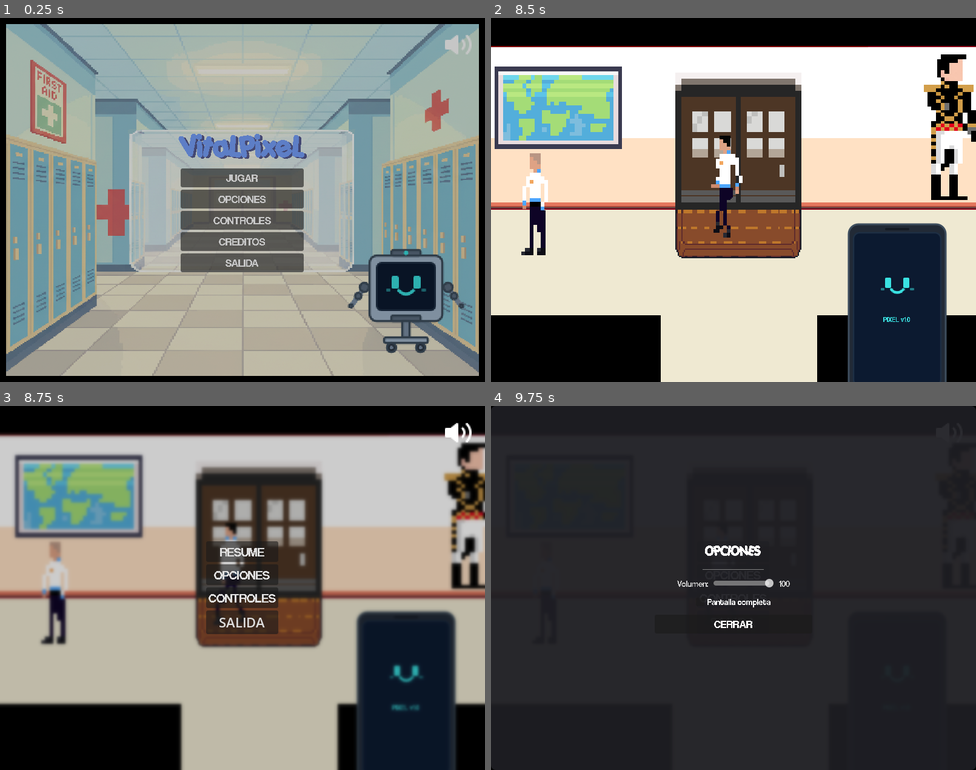
Above: before the commit, frames 1-4 (two rows, left to right).
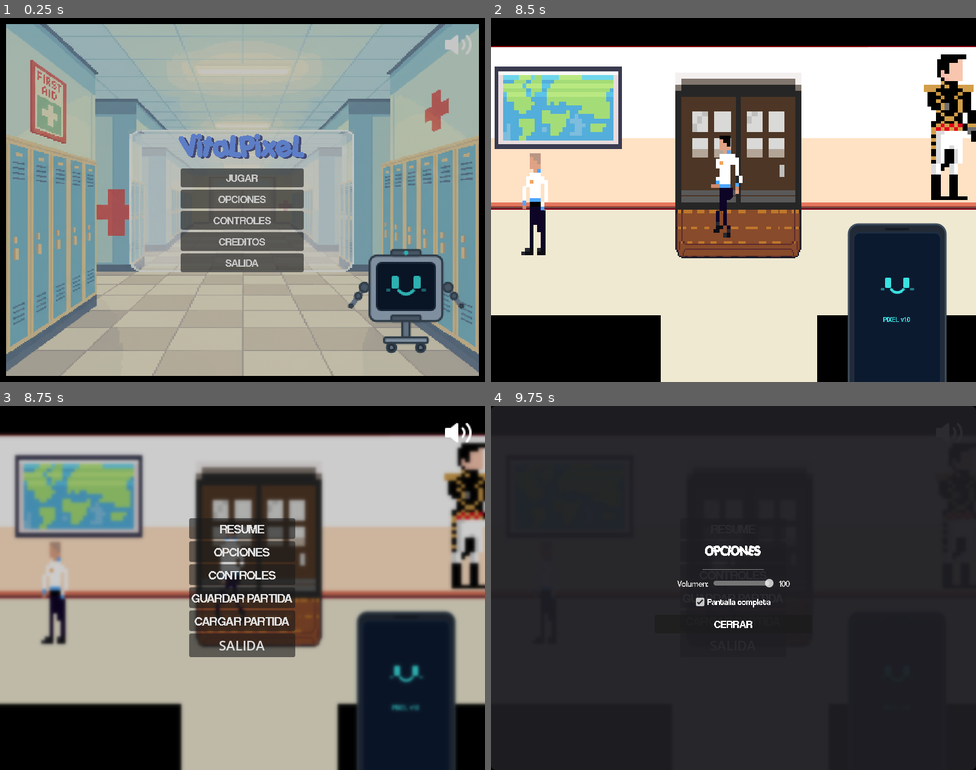
Above: after the commit, the same moments.

Repository: WilliamOramas/Juego-de-godot
Game: Godot game, scene res://src/menu/main_menu.tscn
Two runs of this game, one before a commit and one after it. Both use one fixed random seed, a clock stepped at 60 frames per second and the inputs below.
Inputs (mouse positions are in pixels of both pictures, inside the frame that each line leads up to):
- Up to frame 1 (0.25 s): no input
- Up to frame 2 (8.5 s): click "OPCIONES" at 0.5 s; click "CONTROLES" at 1.25 s; click "CREDITOS" at 2 s; click "JUGAR" at 2.75 s; click "NUEVA PARTIDA" at 3.5 s; click "VOLVER" at 4.25 s; tap Enter (ui_accept) at 5, 5.27, 6.02, 7.52, 8.27 s; move the mouse to (840, 181) at 5.02 s; hold D (ui_right) 5.03-5.78 s; hold Q (Phone) 5.03-5.78 s; click (840, 181) at 5.17 s; move the mouse to (636, 218) at 5.77 s; hold S (ui_down) 5.78-6.53 s; tap E at 5.85, 7.35 s; move the mouse to (782, 119) at 6.52 s; hold D (ui_right) 6.53-7.28 s; hold Q (Phone) 6.53-7.28 s; move the mouse to (709, 272) at 7.27 s; hold W (ui_up) 7.28-8.03 s; click (709, 272) at 7.42 s; move the mouse to (879, 254) at 8.02 s; hold A (ui_left) from 8.03 s (still down); hold Q (Phone) from 8.03 s (still down)
- Up to frame 3 (8.75 s): keep holding A (ui_left); keep holding Q (Phone); tap Escape (Pause) at 8.65 s
- Up to frame 4 (9.75 s): release A (ui_left) at 8.75 s; release Q (Phone) at 8.75 s; click "OPCIONES" at 8.75 s; click "CONTROLES" at 9.5 s

Frames 1-2 are identical in both runs. In frame 3, 4.1% of the frame differs, in the area x 39-61%, y 30-69%; in frame 4, less than 0.1%.

Commit message:
feat: implement save and load functionality in the pause menu with slot selection and confirmation dialogs

Diff:
--- a/src/menu/pause_menu.gd
+++ b/src/menu/pause_menu.gd
@@ -2,12 +2,16 @@
 class_name PauseMenu
 
 var _active_panel: Panel = null
+var _pending_slot: int = -1
+var _pending_mode: String = ""
 
 func _ready() -> void:
 	process_mode = Node.PROCESS_MODE_WHEN_PAUSED
 	SceneManager.game_paused.connect(_on_game_paused)
 	$OpcionesPanel.panel_closed.connect(_on_panel_closed)
 	$ControlesPanel.panel_closed.connect(_on_panel_closed)
+	$SlotSelector.panel_closed.connect(_on_panel_closed)
+	$SlotSelector.slot_selected.connect(_on_slot_selected)
 
 func _on_panel_closed() -> void:
 	_active_panel = null
@@ -35,5 +39,47 @@
 	_active_panel = $ControlesPanel
 	$ControlesPanel.show_panel()
 
+func _on_save_pressed() -> void:
+	_active_panel = $SlotSelector
+	$SlotSelector.show_panel("save")
+
+func _on_load_pressed() -> void:
+	_active_panel = $SlotSelector
+	$SlotSelector.show_panel("load")
+
+func _on_slot_selected(slot: int, mode: String) -> void:
+	_pending_slot = slot
+	_pending_mode = mode
+	if mode == "save":
+		var info: Dictionary = SaveManager.get_save_info(slot)
+		if info.get("empty", true):
+			SaveManager.save_to_slot(slot)
+			$SlotSelector.hide_panel()
+			_active_panel = null
+		else:
+			$ConfirmationDialog.dialog_text = "¿Sobrescribir SLOT %d?" % (slot + 1)
+			$ConfirmationDialog.popup_centered()
+	else:
+		$ConfirmationDialog.dialog_text = "¿Cargar SLOT %d? Se perderá el progreso no guardado." % (slot + 1)
+		$ConfirmationDialog.popup_centered()
+
+func _on_confirmation_confirmed() -> void:
+	if _pending_mode == "save":
+		SaveManager.save_to_slot(_pending_slot)
+		$SlotSelector.hide_panel()
+		_active_panel = null
+	elif _pending_mode == "load":
+		$SlotSelector.hide_panel()
+		_active_panel = null
+		var last_scene := SaveManager.load_game(_pending_slot)
+		if last_scene != "":
+			SceneManager.change_scene(last_scene)
+	_pending_slot = -1
+	_pending_mode = ""
+
+func _on_confirmation_canceled() -> void:
+	_pending_slot = -1
+	_pending_mode = ""
+
 func _on_exit_game_pressed() -> void:
 	SceneManager.change_scene("res://src/menu/main_menu.tscn")
--- a/src/menu/pause_menu.tscn
+++ b/src/menu/pause_menu.tscn
@@ -7,6 +7,7 @@
 [ext_resource type="PackedScene" uid="uid://3t1cr3nwdrm3" path="res://src/menu/mute_button.tscn" id="5_mute"]
 [ext_resource type="PackedScene" uid="uid://dxr0kqygwudel" path="res://src/menu/controles_panel.tscn" id="6_controls"]
 [ext_resource type="PackedScene" uid="uid://b7w4ojuqxa3qw" path="res://src/menu/opciones_panel.tscn" id="7_opciones"]
+[ext_resource type="PackedScene" path="res://src/menu/slot_selector.tscn" id="8_slot"]
 
 [sub_resource type="Shader" id="Shader_blur"]
 code = "shader_type canvas_item;
@@ -76,6 +77,18 @@
 theme_override_font_sizes/font_size = 21
 text = "CONTROLES"
 
+[node name="SaveGame" parent="MarginContainer/VBoxContainer" instance=ExtResource("3_w7oy8")]
+layout_mode = 2
+theme_override_fonts/font = ExtResource("4_lqdws")
+theme_override_font_sizes/font_size = 21
+text = "GUARDAR PARTIDA"
+
+[node name="LoadGame" parent="MarginContainer/VBoxContainer" instance=ExtResource("3_w7oy8")]
+layout_mode = 2
+theme_override_fonts/font = ExtResource("4_lqdws")
+theme_override_font_sizes/font_size = 21
+text = "CARGAR PARTIDA"
+
 [node name="ExitGame" parent="MarginContainer/VBoxContainer" unique_id=1938876114 instance=ExtResource("3_w7oy8")]
 layout_mode = 2
 theme_override_font_sizes/font_size = 22
@@ -86,8 +99,20 @@
 
 [node name="ControlesPanel" parent="." instance=ExtResource("6_controls")]
 [node name="OpcionesPanel" parent="." instance=ExtResource("7_opciones")]
+[node name="SlotSelector" parent="." instance=ExtResource("8_slot")]
+
+[node name="ConfirmationDialog" type="ConfirmationDialog" parent="."]
+title = "Confirmar"
+initial_position = 1
+size = Vector2i(400, 150)
 
 [connection signal="pressed" from="MarginContainer/VBoxContainer/Resume" to="." method="_on_resume_pressed"]
 [connection signal="pressed" from="MarginContainer/VBoxContainer/Opciones" to="." method="_on_opciones_pressed"]
 [connection signal="pressed" from="MarginContainer/VBoxContainer/Controles" to="." method="_on_controles_pressed"]
+[connection signal="pressed" from="MarginContainer/VBoxContainer/SaveGame" to="." method="_on_save_pressed"]
+[connection signal="pressed" from="MarginContainer/VBoxContainer/LoadGame" to="." method="_on_load_pressed"]
 [connection signal="pressed" from="MarginContainer/VBoxContainer/ExitGame" to="." method="_on_exit_game_pressed"]
+[connection signal="slot_selected" from="SlotSelector" to="." method="_on_slot_selected"]
+[connection signal="panel_closed" from="SlotSelector" to="." method="_on_panel_closed"]
+[connection signal="confirmed" from="ConfirmationDialog" to="." method="_on_confirmation_confirmed"]
+[connection signal="canceled" from="ConfirmationDialog" to="." method="_on_confirmation_canceled"]
--- a/src/menu/slot_selector.gd
+++ b/src/menu/slot_selector.gd
@@ -22,10 +22,13 @@
 func show_panel(mode: String) -> void:
 	_mode = mode
 	set_process_input(true)
-	if mode == "new":
-		title_label.text = "NUEVA PARTIDA"
-	else:
-		title_label.text = "CARGAR PARTIDA"
+	match mode:
+		"new":
+			title_label.text = "NUEVA PARTIDA"
+		"load":
+			title_label.text = "CARGAR PARTIDA"
+		"save":
+			title_label.text = "GUARDAR PARTIDA"
 	_update_slot_buttons()
 	modulate.a = 0.0
 	visible = true
@@ -46,7 +49,7 @@
 		var btn := slot_buttons[i]
 		if info.get("empty", true):
 			btn.text = "SLOT %d — VACÍO" % (i + 1)
-			btn.disabled = (_mode == "load")
+			btn.disabled = (_mode == "load" and info.get("empty", true))
 		else:
 			var scene_path: String = info.get("last_scene", "")
 			var scene_name: String = scene_path.get_file().trim_suffix(".tscn").to_upper()
--- a/src/singleton/save_manager.gd
+++ b/src/singleton/save_manager.gd
@@ -111,6 +111,11 @@
 	_dirty = false
 	_save_game(active_slot, override_last_scene)
 
+func save_to_slot(slot: int) -> void:
+	active_slot = slot
+	_dirty = false
+	_save_game(slot)
+
 func _save_game(slot: int, override_last_scene: String = "") -> void:
 	var data := _build_game_data(override_last_scene)
 	var json := JSON.stringify(data, "\t")
